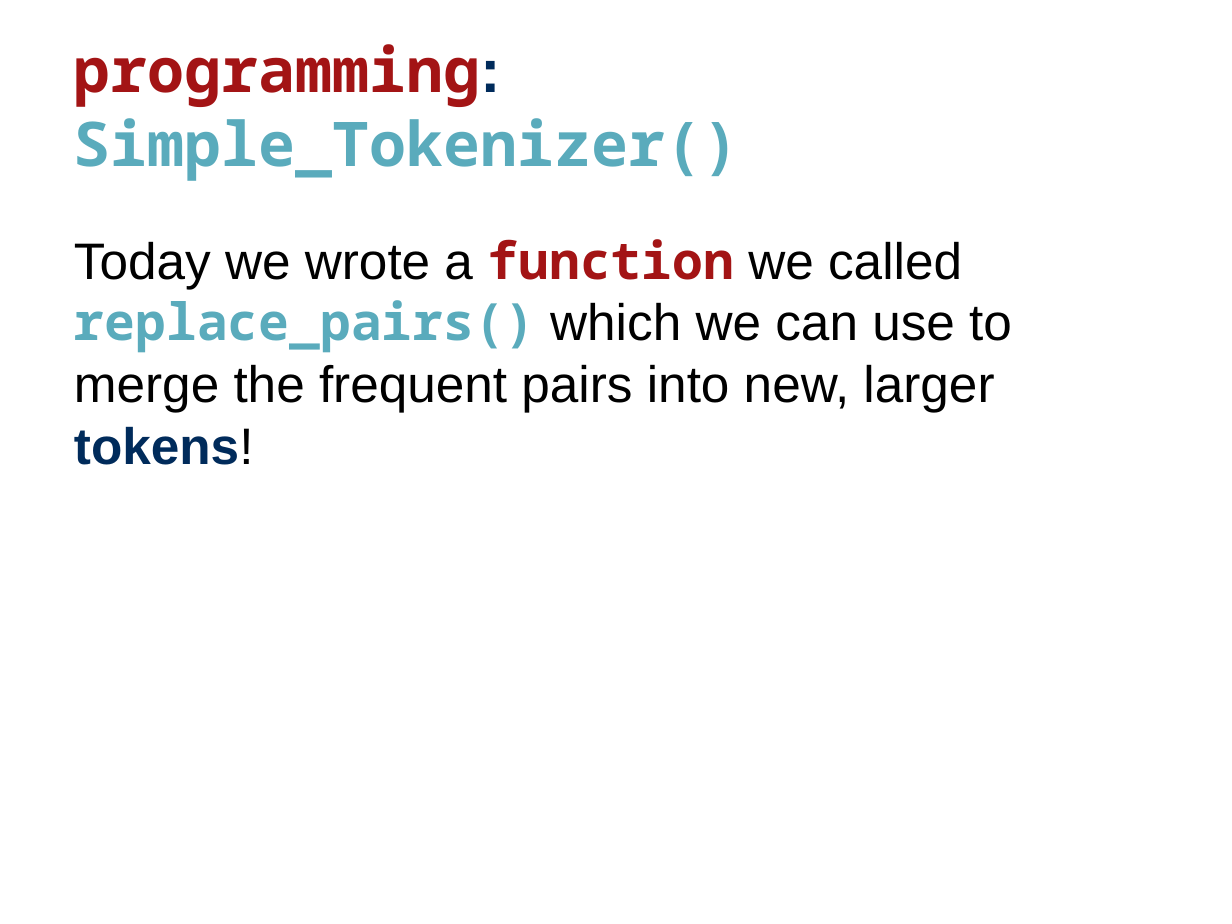
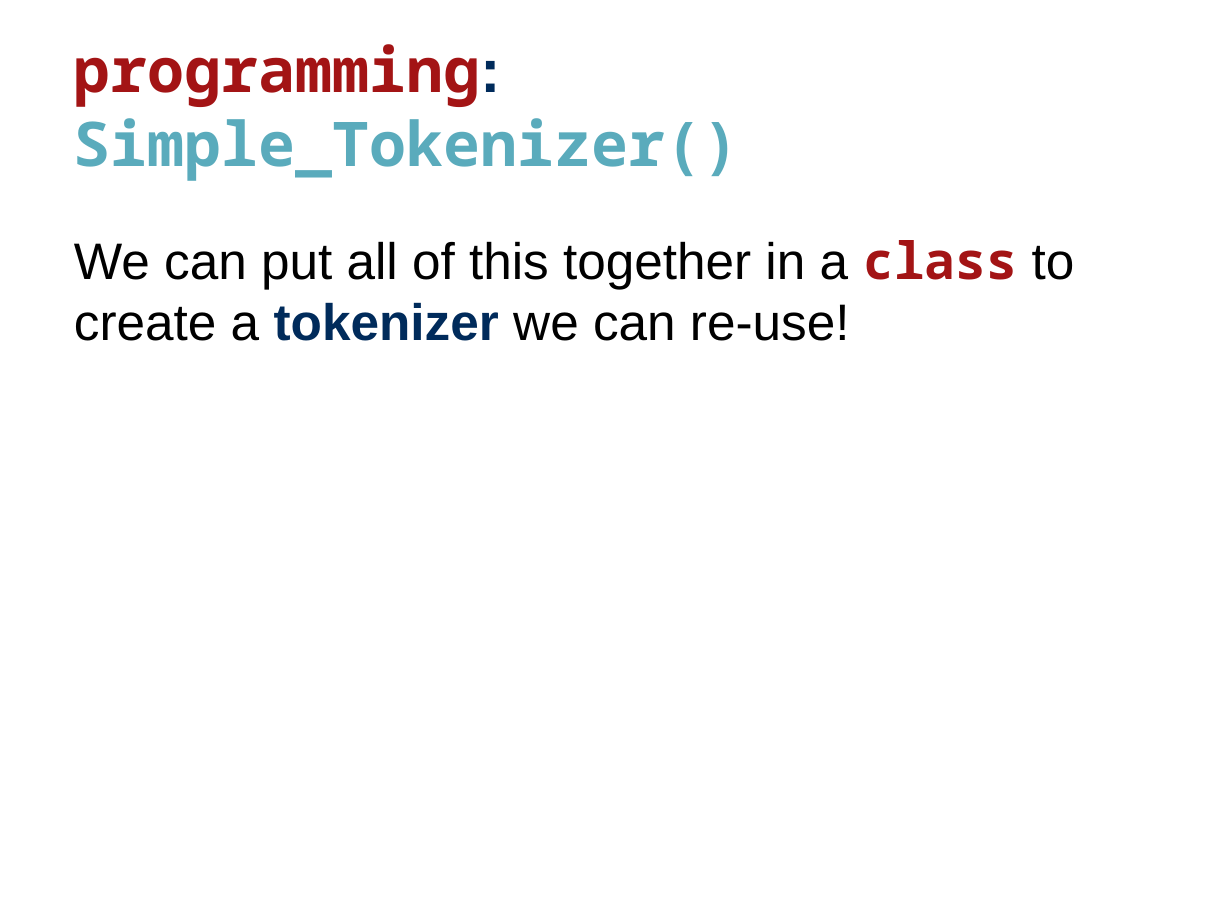
Before and after one commit to wtheisen/nd-cse-10124-lectures, a slide deck: slide 19 of Blank/Lecture_04_ Tokenization.pptx (slide 18 before the commit). Drawn at 1232x924 pixels with LibreOffice and Linux fonts; fonts in the diff are those of the drawing. Boxes give left, top, right and bottom in pixels: in the first picture for what was removed or moved away, otherwise in the second. Text is boxed around its words. In the diff, an @@ line names an element or a change of style, - is before the commit and + after.

```diff
--- a/Blank/Lecture_04_ Tokenization.pptx
+++ b/Blank/Lecture_04_ Tokenization.pptx
@@ text at box(74, 240, 1075, 341): text changed @@
-Today we wrote a function we called replace_pairs() which we can use to merge the frequent pairs into new, larger tokens!
+We can put all of this together in a class to create a tokenizer we can re-use!
```
Also in this commit, not shown: 1 other slide changed, 1 slide added, 2 other files.
